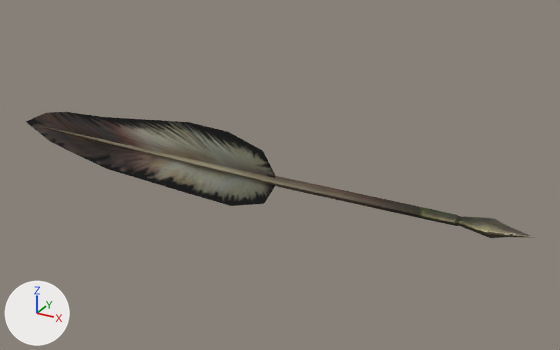
An edit to the OBJ model sceneobjs/juqing_fuben_544/juqing_fuben_544_emaobi_01b.obj, drawn before and after from the same camera.
Before and after are seen from a 50 mm camera at (288.0, -457.0, 231.0) aimed at (32.0, 8.0, -1.0). Arrows for +X, +Y and +Z are at lower left; the lights stay in place. Where no turn or scale is listed for an object, it has been applied to the vertices.

Objects in the first picture: 'juqing_fuben_544_emaobi_01b'.
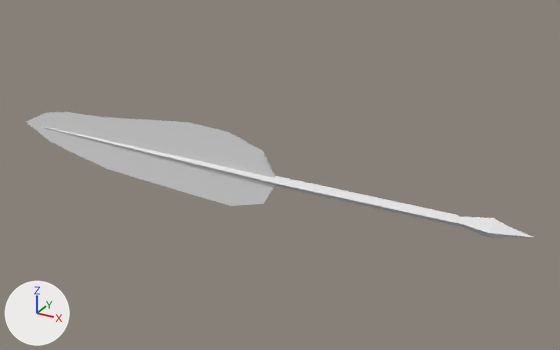
Location of each change, (x1, y1, x2, y2) in pixels of the pictures (560 x 350 px):
'juqing_fuben_544_emaobi_01b', recoloured: (26, 112, 535, 238) in both

The edits, one by one:
Material 'material_1' (mat_material_1_1) is new.
Its base color is (0.8, 0.8, 0.8) (white #e7e7e7).
Its roughness is 1.0.
me_juqing_fuben_544_emaobi_01b has 61 vertices, 86 faces and spans x -214.0..221.0, y -12.0..-1.0, z -29.0..33.0.
me_juqing_fuben_544_emaobi_01b no longer uses material mat_material_1 (picture img_juqing_fuben_544_emaobi_01_png).
me_juqing_fuben_544_emaobi_01b now uses material mat_material_1_1 (white #e7e7e7).
